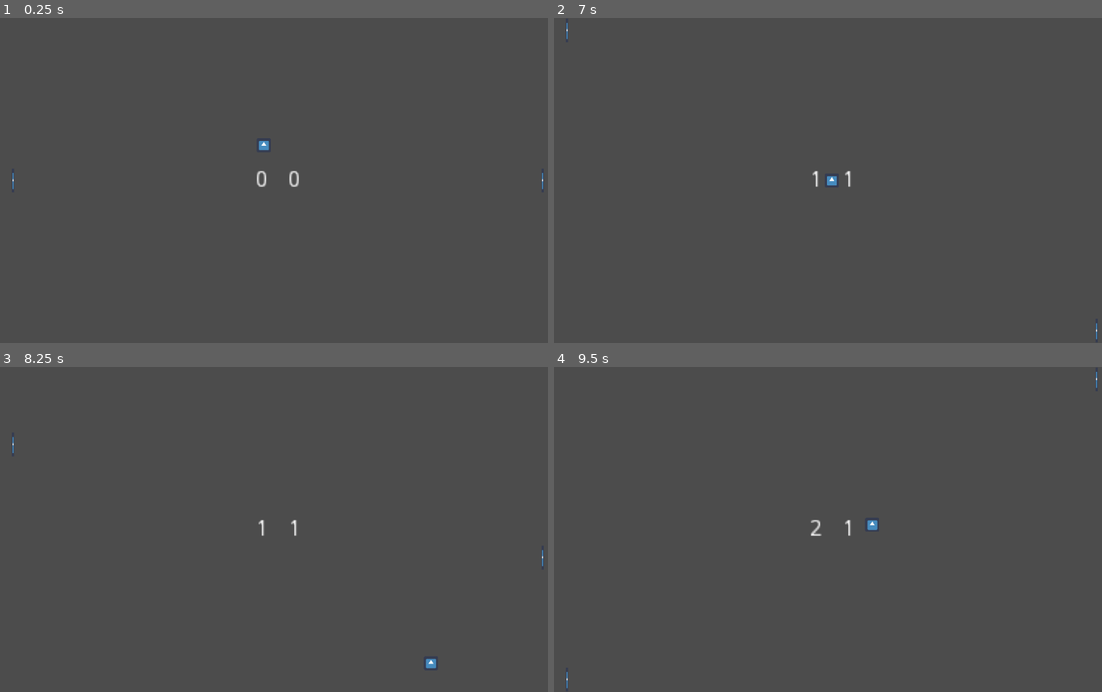
Above: before the commit, frames 1-4 (two rows, left to right).
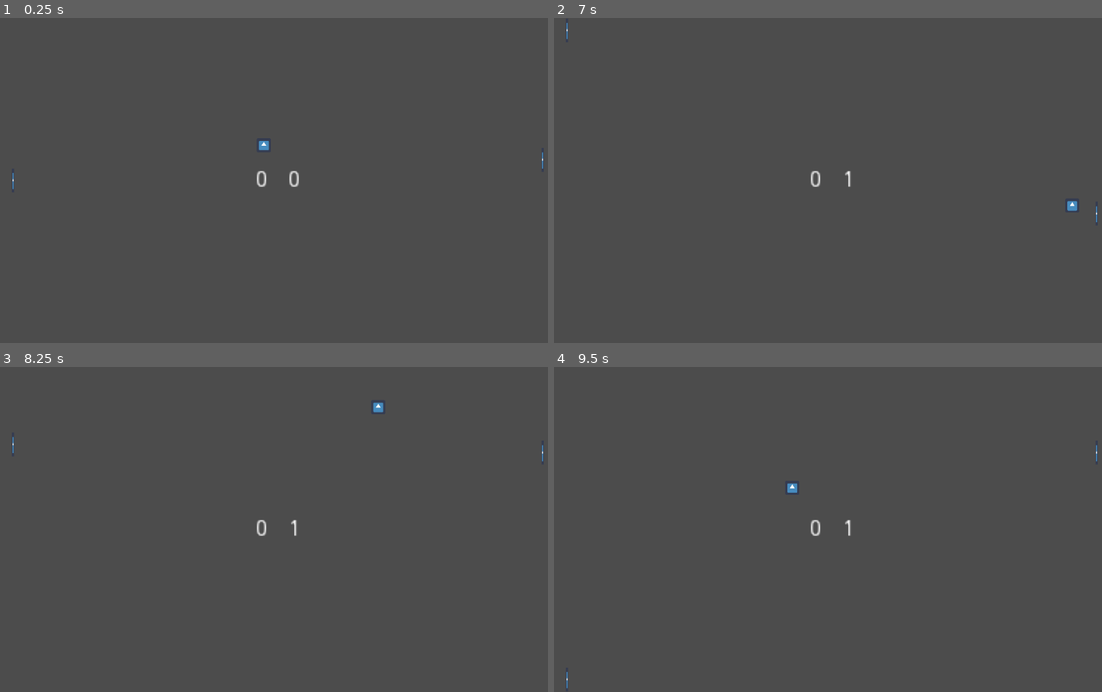
Above: after the commit, the same moments.

Repository: paomwattana/godot-pong
Game: Godot game, scene res://Game.tscn
Same seed, same stepped clock (60 frames per second), same inputs: the game is played once before the commit and once after it. The engine's default icon, where the game draws it, is replaced by a stand-in: a white triangle on a blue panel in a dark square.
Inputs:
- Up to frame 1 (0.25 s): no input
- Up to frame 2 (7 s): hold Up (ui_up) 0.53-1.28 s; hold Down (ui_down) 1.28-2.03 s; hold Up (ui_up) 2.03-3.53 s; hold Down (ui_down) 3.53-5.78 s; hold Up (ui_up) from 5.78 s (still down)
- Up to frame 3 (8.25 s): release Up (ui_up) at 8.03 s; hold Down (ui_down) from 8.03 s (still down)
- Up to frame 4 (9.5 s): keep holding Down (ui_down)

The runs differ from the first frame. In frame 1, less than 0.1% of the frame differs, in the area x 98-100%, y 41-53%; in frame 2, 0.2%; in frame 3, 0.2%, in the area x 46-100%, y 10-93%; in frame 4, 0.2%.

Commit message:
working opponent paddle AI

Diff:
--- a/Game.tscn
+++ b/Game.tscn
@@ -1,11 +1,8 @@
-[gd_scene load_steps=7 format=2]
+[gd_scene load_steps=6 format=2]
 
 [ext_resource path="res://PaddlePlayer.tscn" type="PackedScene" id=1]
 [ext_resource path="res://PaddleAI.tscn" type="PackedScene" id=2]
 [ext_resource path="res://Game.gd" type="Script" id=3]
-
-[sub_resource type="PhysicsMaterial" id=4]
-friction = 0.0
 
 [sub_resource type="RectangleShape2D" id=2]
 extents = Vector2( 522, 10 )
@@ -18,7 +15,6 @@
 
 [node name="PaddleAI" parent="." instance=ExtResource( 2 )]
 position = Vector2( 1000, 300 )
-physics_material_override = SubResource( 4 )
 
 [node name="PaddlePlayer" parent="." instance=ExtResource( 1 )]
 position = Vector2( 24, 300 )
--- a/PaddleAI.gd
+++ b/PaddleAI.gd
@@ -1,6 +1,8 @@
-extends RigidBody2D
+extends KinematicBody2D
 
 export (int) var speed = 600
+var ball = null
+var velocity = Vector2.ZERO
 
 # consider custom signal
 
@@ -8,17 +10,23 @@
 	pass
 
 func _physics_process(delta):
+	velocity = Vector2.ZERO
+	if (ball):
+		velocity = position.direction_to(ball.position) * speed
+		velocity.x = 0
+	velocity = move_and_slide(velocity)
 	pass
 
+
 func _on_Area2D_body_entered(body:Node):
-	# if ball detected, move towards ball's position
-	if (body.name.match("**Ball***")):
-		if (body.position.y < self.position.y):
-			linear_velocity.y = -speed
-		if (body.position.y > self.position.y):
-			linear_velocity.y = speed
+	ball = body
+	# # if ball detected, move towards ball's position
+	# if (body.name.match("**Ball***")):
+	# 	if (body.position.y < self.position.y):
+	# 		linear_velocity.y = -speed
+	# 	if (body.position.y > self.position.y):
+	# 		linear_velocity.y = speed
 
 
 func _on_Area2D_body_exited(body:Node):
-	pass
-	# mode = MODE_STATIC
+	ball = null
--- a/PaddleAI.tscn
+++ b/PaddleAI.tscn
@@ -9,9 +9,7 @@
 [sub_resource type="RectangleShape2D" id=2]
 extents = Vector2( 125.5, 612 )
 
-[node name="PaddleAI" type="RigidBody2D"]
-mode = 2
-gravity_scale = 0.0
+[node name="PaddleAI" type="KinematicBody2D"]
 script = ExtResource( 2 )
 
 [node name="Sprite" type="Sprite" parent="."]
--- a/PaddlePlayer.gd
+++ b/PaddlePlayer.gd
@@ -8,9 +8,9 @@
 func get_input():
 	velocity = Vector2()
 	if Input.is_action_pressed("ui_down"):
-		velocity.y += speed
+		velocity.y = speed
 	if Input.is_action_pressed("ui_up"):
-		velocity.y -= speed
+		velocity.y = -speed
 
 func _physics_process(delta):
 	get_input()
